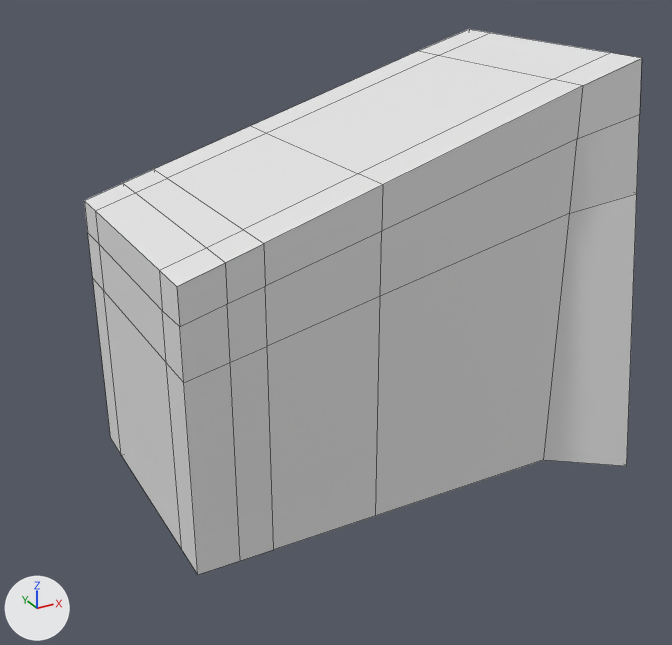
Before and after pictures for a commit that changed the FBX model PSMG_Team_Zitronenkuchen/Assets/Resources/MilitaryMILState1.fbx.
Camera for both pictures: a camera (50 mm lens) standing at (-0.0133, -0.0252, 0.013) and looking at (0.0, -0.0009, 0.0008). Every picture has the same lights, and +X, +Y and +Z are marked at lower left. Mesh edges are drawn as thin lines. Materials are left out; every surface is plain grey. Where no turn or scale is listed for an object, it has been applied to the vertices.
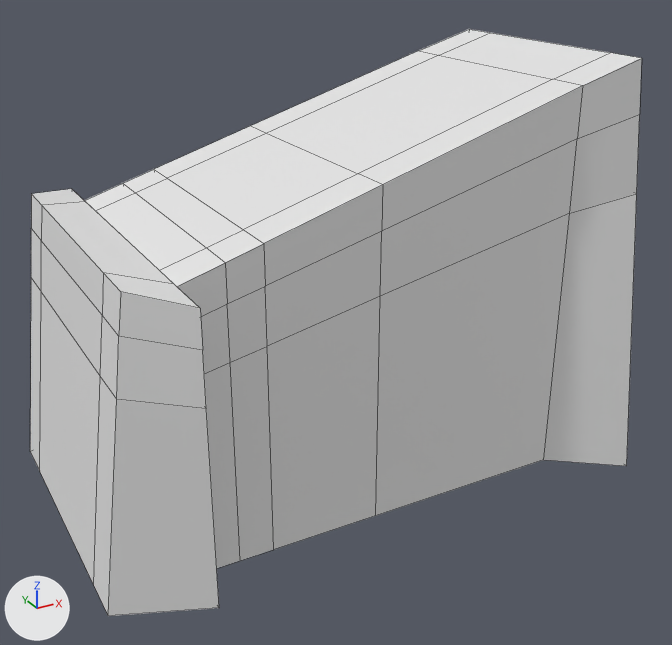
The newer file is also turned or shifted as a whole; pictures and numbers use the older file's frame.

The change in detail:
me_cube_001 is used by ob_cube_001; location (0.0, 0.0, 0.0).
me_cube_001 had 80 vertices, 78 faces and spanned x -0.0064..0.0086, y -0.006..0.006, z -0.0044..0.009.
me_cube_001 now has 104 vertices, 102 faces and spans x -0.0091..0.0086, y -0.006..0.006, z -0.0044..0.009.
Part 1, on me_cube_001:
4 vertices are removed from x -0.0064, y -0.003..0.003, z 0.0018..0.0034.
9 faces are deleted.
20 vertices are added at x -0.0091..-0.0064, y -0.0059..0.0059, z -0.0044..0.0048.
8 new vertices lie (0.0, 0.0014, 0.0) away from vertices in x -0.0091..-0.0079, y -0.0048..0.0034, z -0.0044..0.0048.
33 new faces join them.

Location of each change, [x1, y1, x2, y2] in pixels of the pictures (672 x 645 px):
'Cube_001', reshaped (10% wider, 7% taller)
    before: [84, 29, 642, 575]
    after: [30, 29, 642, 616]
part 1 of me_cube_001, built on
    before: [84, 201, 198, 574]
    after: [30, 189, 219, 616]
